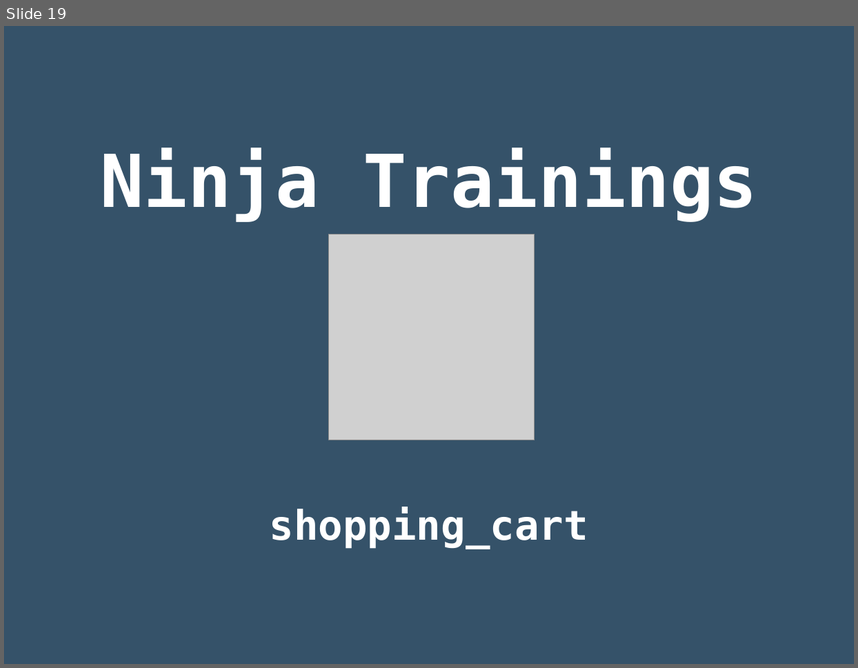
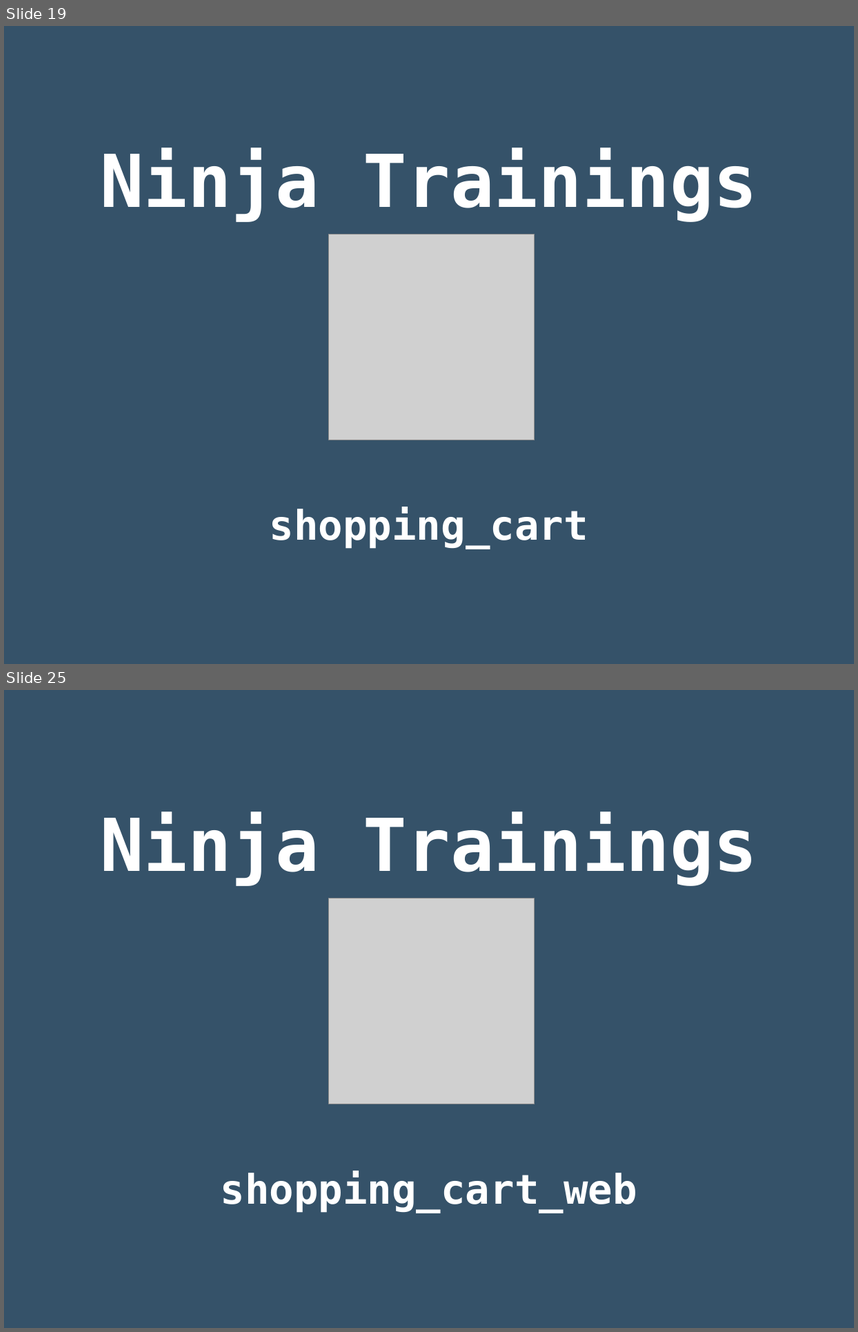
Before and after one commit to rgmf/dwes, a slide deck: unidades/05_poo_en_python/presentacion/01_poo.odp. Shown one above the other, each under a label of ours: slide 19 before the commit, slides 19 and 25 after it; the slides between them are not shown. The pictures are 858x668 and 858x1332 pixels, drawn with LibreOffice and Linux fonts; fonts in the diff are those of the drawing; grey boxes stand for pictures. Boxes give left, top, right and bottom in pixels: in the first picture for what was removed or moved away, otherwise in the second. Text is boxed around its words. In the diff, an @@ line names an element or a change of style, - is before the commit and + after.

```diff
--- a/unidades/05_poo_en_python/presentacion/01_poo.odp
+++ b/unidades/05_poo_en_python/presentacion/01_poo.odp
@@ slide 25 added at <box>4,690,854,1328</box>, background #355269 @@
@@ subtitle added at <box>100,811,757,1212</box>, 38 pt, text #FFFFFF, bold @@
+Ninja Trainings
+shopping_cart_web
@@ picture added at <box>329,898,535,1104</box> @@
```
Also in this commit, not shown: 5 other slides added, 1 other file.
